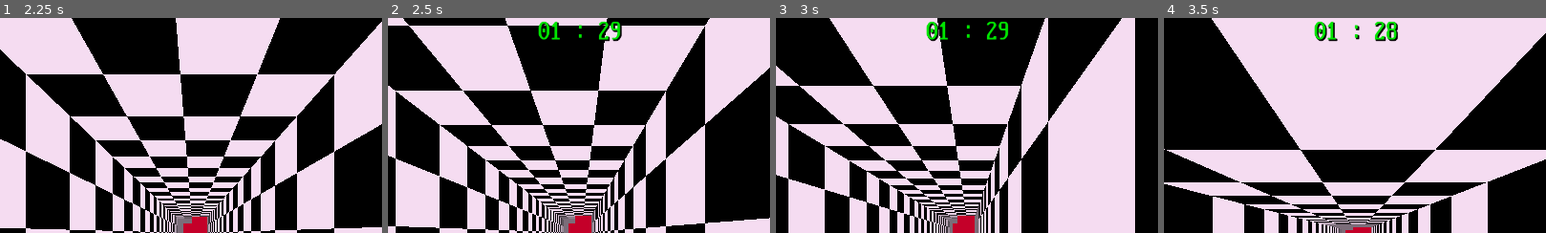
Above: before the commit, frames 1-4 (left to right).
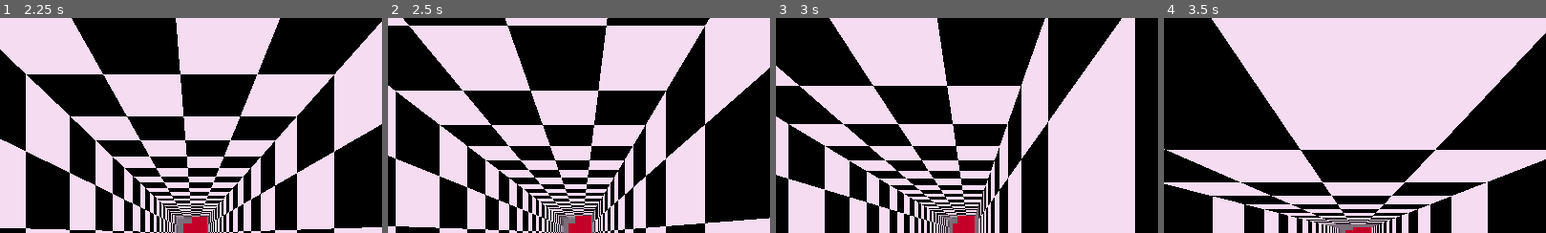
Above: after the commit, the same moments.

Repository: ktosox/GWJ77-Metamorphosis
Game: Godot game, scene res://level/level_builder.tscn
The game is run twice, just before and just after one commit, with the same random seed, the same clock (stepped at 60 frames per second) and the same inputs. This scene is started directly instead of the project's main scene.
Inputs (mouse positions are % of the whole screen's width and height, from its top left):
- Up to frame 1 (2.25 s): tap Enter (ui_accept) at 0.5, 0.77, 1.52 s; move the mouse to (72, 45) at 0.52 s; press the mouse at (72, 45) at 0.53 s; hold D (Move_Right) 0.53-1.28 s; move the mouse to (30, 55) at 1.27 s; release the mouse at (30, 55) at 1.28 s; hold S (Move_Down) 1.28-2.03 s; right-click (30, 55) at 1.35 s; tap Space at 2 s; move the mouse to (60, 28) at 2.02 s; press the mouse at (60, 28) at 2.03 s; hold D (Move_Right) from 2.03 s (still down)
- Up to frame 2 (2.5 s): keep holding D (Move_Right)
- Up to frame 3 (3 s): move the mouse to (45, 70) at 2.77 s; release D (Move_Right) at 2.78 s; release the mouse at (45, 70) at 2.78 s; hold W (Move_Up) from 2.78 s (still down); right-click (45, 70) at 2.85 s; click (45, 70) at 2.92 s
- Up to frame 4 (3.5 s): keep holding W (Move_Up); tap Enter (ui_accept) at 3.02 s
The pictures show only the part of the screen within x 25-75%, y 0-50%; the shares and areas given below are measured in that part.

Frame 1 is identical in both runs. In frame 2, 0.7% of the frame differs, in the area x 39-62%, y 1-12%; in frame 3, 0.6%; in frame 4, 0.9%.
Error after the commit: Invalid assignment of property or key 'visible' with value of type 'bool' on a base object of type 'null instance'. (res://level/level_builder.gd:65)

Commit message:
removed the time mechanic and evertyhing connected to it

Diff:
--- a/Game/construction_mechanic/player_building.gd
+++ b/Game/construction_mechanic/player_building.gd
@@ -46,7 +46,7 @@
 	for part in all_placed_parts:
 		total_experience += part.get_meta("experience")
 		part.reparent($Consume)
-		GM.player_time += 9
+
 	$Consume/Animator.play("new_animation")
 
 	await $Consume/Animator.animation_finished
--- a/Game/game.gd
+++ b/Game/game.gd
@@ -82,8 +82,8 @@
 	pass # Replace with function body.
 
 
-func end_level(new_time : float) -> void:
-	GM.player_time = new_time
+func end_level() -> void:
+
 	GM.emit_signal("falling_ended")
 	$GameWindow.visible = false
 	$GameWindow/CenterContainer.visible = true
--- a/Game/game.tscn
+++ b/Game/game.tscn
@@ -90,18 +90,6 @@
 "transitions": PackedFloat32Array(1),
 "update": 0,
 "values": [Vector2(1, 0.5)]
-}
-tracks/5/type = "value"
-tracks/5/imported = false
-tracks/5/enabled = true
-tracks/5/path = NodePath("Welcome/Label3:modulate")
-tracks/5/interp = 1
-tracks/5/loop_wrap = true
-tracks/5/keys = {
-"times": PackedFloat32Array(0),
-"transitions": PackedFloat32Array(1),
-"update": 0,
-"values": [Color(0, 0, 0, 0)]
 }
 
 [sub_resource type="Animation" id="Animation_ayow3"]
@@ -168,7 +156,7 @@
 tracks/2/interp = 1
 tracks/2/loop_wrap = true
 tracks/2/keys = {
-"times": PackedFloat32Array(0.266667, 1.03333, 2.23333, 3.2),
+"times": PackedFloat32Array(0.266667, 1.03333, 2.9, 3.86667),
 "transitions": PackedFloat32Array(1, 1, 1, 1),
 "update": 0,
 "values": [Color(0, 0, 0, 1), Color(0.97513, 0.867375, 0.970381, 0.87451), Color(1, 1, 1, 1), Color(0.4527, 0.451076, 0, 0)]
@@ -180,7 +168,7 @@
 tracks/3/interp = 1
 tracks/3/loop_wrap = true
 tracks/3/keys = {
-"times": PackedFloat32Array(8.8),
+"times": PackedFloat32Array(7.83333),
 "transitions": PackedFloat32Array(1),
 "values": [{
 "args": [],
@@ -194,7 +182,7 @@
 tracks/4/interp = 1
 tracks/4/loop_wrap = true
 tracks/4/keys = {
-"times": PackedFloat32Array(3.1, 3.66667, 4.73333, 5.5),
+"times": PackedFloat32Array(4.1, 4.66667, 6.86667, 7.63334),
 "transitions": PackedFloat32Array(1, 1, 1, 1),
 "update": 0,
 "values": [Color(0, 0, 0, 0), Color(1, 1, 1, 1), Color(0.827451, 0.737255, 0.988235, 0.898039), Color(0.70723, 0.522093, 0.979291, 0)]
@@ -210,18 +198,6 @@
 "transitions": PackedFloat32Array(1),
 "update": 0,
 "values": [Vector2(1, 0.5)]
-}
-tracks/6/type = "value"
-tracks/6/imported = false
-tracks/6/enabled = true
-tracks/6/path = NodePath("Welcome/Label3:modulate")
-tracks/6/interp = 1
-tracks/6/loop_wrap = true
-tracks/6/keys = {
-"times": PackedFloat32Array(5.6, 6.26667, 7.96667, 8.8),
-"transitions": PackedFloat32Array(1, 1, 1, 1),
-"update": 0,
-"values": [Color(0, 0, 0, 0), Color(0.713726, 1, 1, 0.72549), Color(1, 1, 1, 1), Color(0, 0, 0, 0)]
 }
 
 [sub_resource type="AnimationLibrary" id="AnimationLibrary_7rh51"]
@@ -404,23 +380,6 @@
  m u s t
     F A L L"
 
-[node name="Label3" type="Label" parent="Welcome"]
-modulate = Color(0, 0, 0, 0)
-layout_mode = 0
-offset_left = 143.0
-offset_top = 127.0
-offset_right = 1118.0
-offset_bottom = 588.0
-theme_override_colors/font_color = Color(0.528115, 0.998717, 1, 1)
-theme_override_colors/font_shadow_color = Color(0.8, 0.458824, 0.8, 1)
-theme_override_constants/shadow_offset_x = 6
-theme_override_constants/shadow_offset_y = 6
-theme_override_fonts/font = ExtResource("3_cucsq")
-theme_override_font_sizes/font_size = 128
-text = "but your
-time is
-L I M I T E D"
-
 [node name="PanelTexture" type="TextureRect" parent="."]
 custom_minimum_size = Vector2(64, 0)
 layout_mode = 1
--- a/Game/game_manager.gd
+++ b/Game/game_manager.gd
@@ -15,8 +15,6 @@
 var max_skill_points = 1
 
 var player_experience = 100
-
-var player_time = 90
 
 var player_level = 1
 
--- a/Game/level/level_builder.gd
+++ b/Game/level/level_builder.gd
@@ -30,7 +30,7 @@
 
 var _valid_location_array = []
 
-signal level_complete(time_left : float)
+signal level_complete()
 
 func _ready() -> void:
 	create_segments()
@@ -171,6 +171,6 @@
 	$Music/AnimationPlayer.play("out")
 	$Overlay/TimeShower.set_process(false)
 	await get_tree().create_timer(1.7).timeout
-	emit_signal("level_complete",$Overlay/TimeShower.current_time)
+	emit_signal("level_complete")
 	queue_free()
 	pass # Replace with function body.
--- a/Game/level/level_builder.tscn
+++ b/Game/level/level_builder.tscn
@@ -1,11 +1,9 @@
-[gd_scene load_steps=13 format=3 uid="uid://b6n1a36i8bdmy"]
+[gd_scene load_steps=11 format=3 uid="uid://b6n1a36i8bdmy"]
 
 [ext_resource type="Script" path="res://level/level_builder.gd" id="1_qv3op"]
 [ext_resource type="Script" path="res://level/level_data.gd" id="2_e2rim"]
 [ext_resource type="PackedScene" uid="uid://c1838uqk0isy3" path="res://level/features/virtual_poster.tscn" id="2_fkb47"]
-[ext_resource type="FontFile" uid="uid://bip18wbfqsng2" path="res://resources/fonts/flexi_ibm_vga_true/Flexi_IBM_VGA_True.ttf" id="2_l87on"]
 [ext_resource type="PackedScene" uid="uid://bhtsrhgyo1unt" path="res://level/player_catcher.tscn" id="2_xgffx"]
-[ext_resource type="Script" path="res://level/time_shower.gd" id="3_8a3qc"]
 [ext_resource type="AudioStream" uid="uid://b5114l04llu8i" path="res://resources/sounds/Prismatic Shopping Network.ogg" id="7_kr5f3"]
 
 [sub_resource type="Resource" id="Resource_qxlsf"]
@@ -79,27 +77,6 @@
 [node name="Overlay" type="CanvasLayer" parent="."]
 layer = -1
 
-[node name="TimeShower" type="Label" parent="Overlay"]
-visible = false
-anchors_preset = -1
-anchor_right = 1.0
-anchor_bottom = 0.067
-offset_bottom = -0.240002
-grow_horizontal = 2
-size_flags_horizontal = 6
-size_flags_vertical = 2
-theme_override_colors/font_color = Color(0, 0.897687, 0, 1)
-theme_override_colors/font_shadow_color = Color(0, 0, 0, 1)
-theme_override_constants/shadow_offset_x = 2
-theme_override_constants/shadow_offset_y = 2
-theme_override_constants/shadow_outline_size = 2
-theme_override_fonts/font = ExtResource("2_l87on")
-theme_override_font_sizes/font_size = 48
-text = "10:00"
-horizontal_alignment = 1
-vertical_alignment = 3
-script = ExtResource("3_8a3qc")
-
 [node name="LoadingScreen" type="ColorRect" parent="Overlay"]
 anchors_preset = 15
 anchor_right = 1.0
--- a/Game/level/time_shower.gd
+++ /dev/null
@@ -1,21 +0,0 @@
-extends Label
-
-var current_time : float
-
-# Called when the node enters the scene tree for the first time.
-func _ready() -> void:
-	set_process(false)
-
-	current_time = GM.player_time
-	pass # Replace with function body.
-
-
-# Called every frame. 'delta' is the elapsed time since the previous frame.
-func _process(delta: float) -> void:
-	current_time -= delta
-	if current_time < 0.0:
-		GM.game_over()
-	var seconds = int(current_time)%60
-	var minutes = (int(current_time)/60)%60
-	text = str("%02d : %02d" % [minutes, seconds])
-	pass
Not shown, changed: PostJamAssesment.odp
